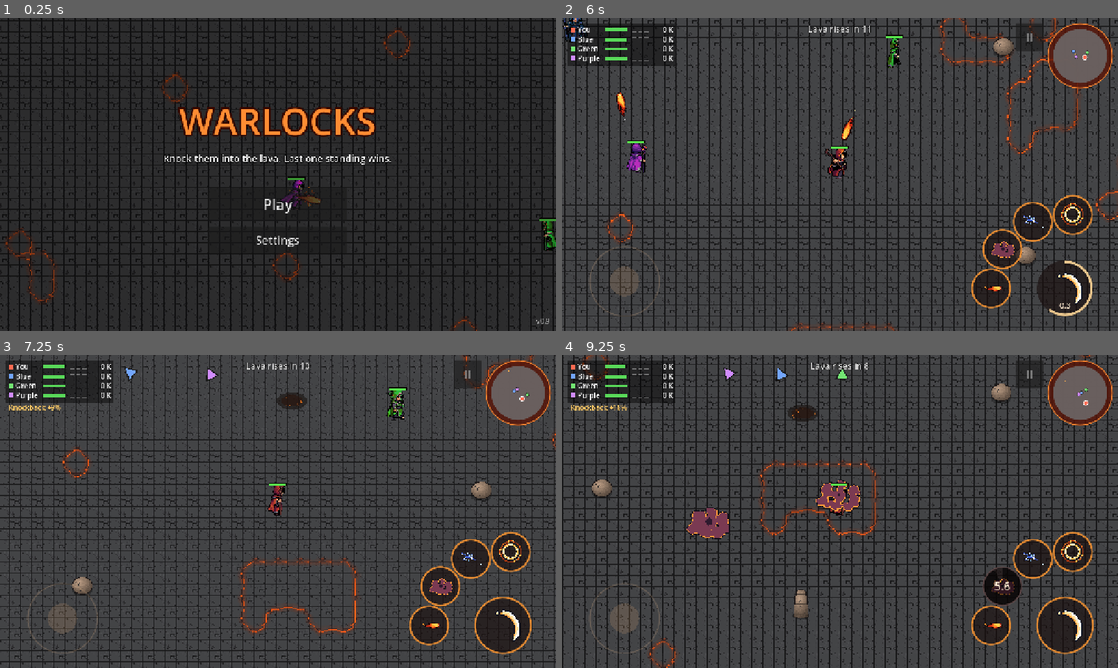
Above: before the commit, frames 1-4 (two rows, left to right).
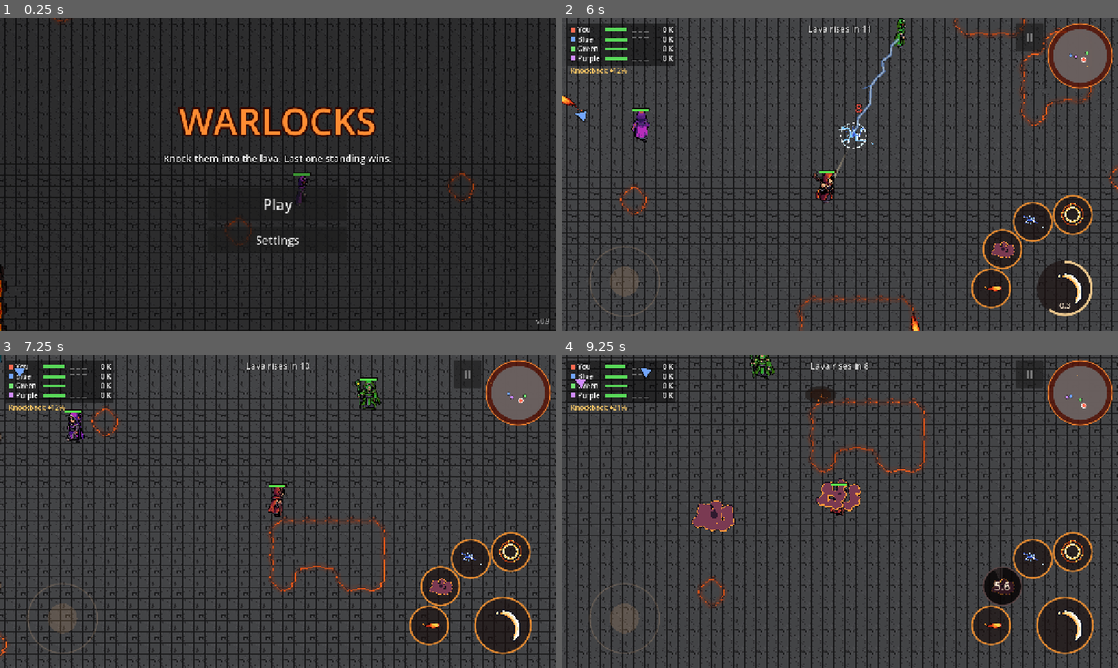
Above: after the commit, the same moments.

Repository: MariosToump/warlocks_on_android
Game: Godot game, scene res://scenes/game.tscn
Two runs of this game, one before a commit and one after it. Both use one fixed random seed, a clock stepped at 60 frames per second and the inputs below.
Inputs (mouse positions are in pixels of both pictures, inside the frame that each line leads up to):
- Up to frame 1 (0.25 s): no input
- Up to frame 2 (6 s): click "Play" at 0.5 s; tap Enter at 1.25 s; move the mouse to (962, 158) at 1.27 s; hold D (move_right) 1.28-2 s; hold A (attack) 1.28-2 s; click (962, 158) at 1.42 s; click "II" at 2 s; click "Restart match" at 2.75 s; tap Space at 3.5 s; drag from (728, 190) to (812, 237) at 3.52 s; move the mouse to (895, 105) at 4.27 s; hold D (move_right) 4.28-5 s; hold A (attack) 4.28-5 s; tap Down (cam_down) at 4.35 s; drag from (812, 237) to (673, 127) at 5.02 s; move the mouse to (1006, 221) at 5.77 s; hold S (move_down) from 5.78 s (still down); hold A (attack) from 5.78 s (still down); tap Right (cam_right) at 5.85 s
- Up to frame 3 (7.25 s): release S (move_down) at 6.5 s; release A (attack) at 6.5 s; drag from (111, 464) to (194, 433) at 6.52 s
- Up to frame 4 (9.25 s): move the mouse to (867, 511) at 7.27 s; hold S (move_down) 7.28-8 s; hold A (attack) 7.28-8 s; click (867, 511) at 7.42 s; drag from (756, 433) to (728, 527) at 8.02 s; move the mouse to (962, 495) at 8.77 s; hold W (move_up) from 8.78 s (still down); hold A (attack) from 8.78 s (still down); tap Down (cam_down) at 8.85 s

The runs differ from the first frame. In frame 1, 26% of the frame differs, in the area x 0-100%, y 0-100%; in frame 2, 34%; in frame 3, 34%; in frame 4, 36%.

Commit message:
AI: per-round mood and wait-and-see opening
Co-Authored-By: Claude Opus 5.5 <noreply@anthropic.com>

Diff:
--- a/scripts/ai/ai_controller.gd
+++ b/scripts/ai/ai_controller.gd
@@ -35,6 +35,12 @@
 const LIGHTNING_REACH := 215.0
 ## "Lava behind the target": this far past it, seen from the attacker.
 const BEHIND := 80.0
+## Opening watch: attacks count this much, and it keeps at least this far off.
+const WATCH_ATTACK := 0.15
+const WATCH_DISTANCE := 260.0
+## An enemy this exposed ends the watch at once.
+const WATCH_BREAK_OPPORTUNITY := 0.6
+const DEFENCES := ["dodge", "shield", "rockwall"]
 
 @export var profile: AIProfile
 @export var personality: AIPersonality
@@ -44,6 +50,8 @@
 
 var target: Wizard = null
 var current_action := ""
+## This round's mood (neutral until the game calls reset()).
+var mood := AIMood.neutral()
 
 var _think_left := 0.0
 var _now := 0.0
@@ -61,6 +69,10 @@
 var _knocked_for := 0.0
 ## The projectile the current think is reacting to (or null).
 var _danger: Projectile = null
+## Opening watch ends at this _now (only advances while the brain is on).
+var _watch_until := 0.0
+## wizard.last_hit_at when the watch started: a new hit ends it.
+var _watch_hit_mark := 0.0
 var _debug: DebugView
 
 
@@ -89,6 +101,31 @@
 	_cast_rolls.clear()
 	_knocked_for = 0.0
 	_think_left = randf() * profile.think_interval
+	_start_mood(AIMood.roll(personality.mood_odds))
+
+
+## Take `m` as this round's mood and start its opening watch.
+func _start_mood(m: AIMood) -> void:
+	mood = m
+	_watch_until = _now + randf_range(m.watch_min, m.watch_max)
+	_watch_hit_mark = wizard.last_hit_at if wizard else 0.0
+
+
+## Still in the opening "wait and see"?
+func watching() -> bool:
+	return _now < _watch_until
+
+
+## Distance it wants from its target: personality x mood, and well out of
+## reach while watching.
+func preferred_distance() -> float:
+	var d := personality.preferred_distance * mood.distance_mult
+	return maxf(d, WATCH_DISTANCE) if watching() else d
+
+
+## 0..1: how exposed `w` is right now (filled in by the risk task).
+func opportunity(_w: Wizard) -> float:
+	return 0.0
 
 
 func _physics_process(delta: float) -> void:
@@ -122,6 +159,8 @@
 
 func _think() -> void:
 	target = _pick_target()
+	if watching() and (wizard.last_hit_at != _watch_hit_mark 			or (target and opportunity(target) >= WATCH_BREAK_OPPORTUNITY)):
+		_watch_until = _now # hit, or someone left wide open: join in
 	_danger = _danger_projectile()
 	for id in _cast_rolls.keys():
 		var w := instance_from_id(id) as Wizard
@@ -132,6 +171,10 @@
 		var s: float = call("_score_" + action) * personality.weight(action)
 		if s <= 0.0:
 			continue
+		if action in ATTACKS:
+			s *= mood.attack_mult * (WATCH_ATTACK if watching() else 1.0)
+		elif action in DEFENCES:
+			s *= mood.defend_mult
 		if action == current_action:
 			s += KEEP_ACTION_BONUS
 		scores[action] = s
@@ -223,7 +266,7 @@
 func _score_reposition() -> float:
 	if target == null:
 		return 0.3
-	var off := absf(_target_distance() - personality.preferred_distance)
+	var off := absf(_target_distance() - preferred_distance())
 	return 0.3 + 0.3 * clampf(off / 300.0, 0.0, 1.0)
 
 
@@ -237,7 +280,7 @@
 	var d := from_target.length()
 	if d < 1.0:
 		from_target = Vector2.RIGHT
-	var want := personality.preferred_distance
+	var want := preferred_distance()
 	if d < want:
 		# Closer than it likes: back off only as much as its retreat bias says.
 		want = lerpf(d, want, personality.retreat_bias)
@@ -304,7 +347,7 @@
 		return 1.2 + 0.5 * (1.0 - d / LIGHTNING_REACH)
 	var s := 0.7 + 0.5 * (1.0 - d / LIGHTNING_REACH)
 	# Blasting them away is pointless for a bot that's trying to close in.
-	if d > personality.preferred_distance + 60.0:
+	if d > preferred_distance() + 60.0:
 		s *= 0.4
 	return s
 
--- /dev/null
+++ b/scripts/ai/ai_mood.gd
@@ -0,0 +1,55 @@
+class_name AIMood
+extends RefCounted
+## A bot's mood for one round (v0.10), rolled on top of its personality so the
+## same bot plays differently from round to round. Multiplies attack / defence
+## scores, the preferred distance and the appetite for risk, and sets how long
+## it watches before joining the fight ("wait and see").
+
+## name: [attack, defend, distance, risk, watch_min, watch_max]
+const TABLE := {
+	"neutral": [1.0, 1.0, 1.0, 1.0, 0.0, 0.0],
+	"aggressive": [1.2, 1.0, 0.8, 1.3, 0.0, 0.0],
+	"cautious": [0.85, 1.15, 1.25, 0.6, 2.0, 4.0],
+	"opportunist": [1.0, 1.0, 1.15, 1.5, 3.0, 5.0],
+}
+const MOODS := ["aggressive", "cautious", "opportunist"]
+
+var name := "neutral"
+var attack_mult := 1.0
+var defend_mult := 1.0
+var distance_mult := 1.0
+var risk_mult := 1.0
+var watch_min := 0.0
+var watch_max := 0.0
+
+
+static func make(mood_name: String) -> AIMood:
+	var m := AIMood.new()
+	var v: Array = TABLE[mood_name]
+	m.name = mood_name
+	m.attack_mult = v[0]
+	m.defend_mult = v[1]
+	m.distance_mult = v[2]
+	m.risk_mult = v[3]
+	m.watch_min = v[4]
+	m.watch_max = v[5]
+	return m
+
+
+static func neutral() -> AIMood:
+	return make("neutral")
+
+
+## One of MOODS, drawn by `odds` (mood -> weight; missing or empty = even).
+static func roll(odds: Dictionary) -> AIMood:
+	var total := 0.0
+	for k in MOODS:
+		total += float(odds.get(k, 0.0)) if not odds.is_empty() else 1.0
+	if total <= 0.0:
+		return make(MOODS[randi() % MOODS.size()])
+	var r := randf() * total
+	for k in MOODS:
+		r -= float(odds.get(k, 0.0)) if not odds.is_empty() else 1.0
+		if r <= 0.0:
+			return make(k)
+	return make(MOODS[-1])
--- a/scripts/ai/ai_personality.gd
+++ b/scripts/ai/ai_personality.gd
@@ -17,3 +17,9 @@
 
 func weight(action: String) -> float:
 	return float(weights.get(action, 1.0))
+
+
+## v0.10: mood odds per round (mood -> weight; see AIMood) and how readily it
+## goes for an opening (scales the opportunity bonus).
+@export var mood_odds := {"aggressive": 1.0, "cautious": 1.0, "opportunist": 1.0}
+@export var risk_appetite := 0.8
--- a/tools/test_ai_human.gd
+++ b/tools/test_ai_human.gd
@@ -51,6 +51,11 @@
 	_test_weighted_choice()
 	_test_reaction_jitter()
 	_test_aim_noise()
+	# Task 2: mood + opening watch
+	_test_mood_roll()
+	await _test_watch_blocks_attacks()
+	await _test_watch_ends()
+	await _test_recover_never_random()
 
 	print("TEST %s (%d failures)" % ["PASSED" if failures == 0 else "FAILED", failures])
 	quit(1 if failures else 0)
@@ -122,6 +127,99 @@
 	_remove_bot(ai)
 
 
+# --- Task 2 ------------------------------------------------------------------
+
+func _test_mood_roll() -> void:
+	print("mood roll")
+	var odds := {"aggressive": 0.2, "cautious": 0.2, "opportunist": 0.6}
+	var n := {"aggressive": 0, "cautious": 0, "opportunist": 0}
+	for i in 600:
+		n[AIMood.roll(odds).name] += 1
+	var share: float = n["opportunist"] / 600.0
+	_check(absf(share - 0.6) <= 0.08, "opportunist share follows the odds (%.2f)" % share)
+	_check(n["aggressive"] > 0 and n["cautious"] > 0, "every mood shows up %s" % n)
+	_check(AIMood.roll({}).name in n, "empty odds fall back to an even roll")
+	var cautious := AIMood.make("cautious")
+	_check(cautious.watch_min >= 2.0 and cautious.watch_max <= 4.0 and cautious.attack_mult < 1.0,
+		"cautious: watches 2-4 s, attacks less")
+	var neutral := _make_bot(blue, "caster", "normal")
+	_check(neutral.mood.name == "neutral" and not neutral.watching(), "a never-reset bot is neutral, no watch")
+	_remove_bot(neutral)
+
+
+## Caster in a cautious watch against an enemy in fireball range.
+func _watching_caster() -> AIController:
+	_park_all()
+	var ai := _make_bot(blue, "caster", "normal")
+	_place(blue, c)
+	_place(green, c + Vector2(300, 0))
+	ai._start_mood(AIMood.make("cautious"))
+	ai._watch_until = ai._now + 2.0
+	return ai
+
+
+func _blue_cast_something() -> bool:
+	for p in get_nodes_in_group("projectiles"):
+		if (p as Projectile).caster == blue:
+			return true
+	return blue.is_casting()
+
+
+func _test_watch_blocks_attacks() -> void:
+	print("watch blocks attacks")
+	var ai := _watching_caster()
+	var cast := false
+	for i in 90:
+		await _frames(1)
+		cast = cast or _blue_cast_something()
+	_check(not cast, "no attack while watching (1.5 s, enemy at 300 px)")
+	_check(ai.preferred_distance() >= 260.0, "keeps >= 260 px while watching (%.0f)" % ai.preferred_distance())
+	_remove_bot(ai)
+
+
+func _test_watch_ends() -> void:
+	print("watch ends")
+	var ai := _watching_caster()
+	await _frames(10)
+	_check(ai.watching(), "watching at first")
+	blue.take_damage(3.0, green)
+	await _frames(30)
+	_check(not ai.watching(), "being hit ends the watch")
+	_remove_bot(ai)
+	ai = _watching_caster()
+	ai._start_mood(AIMood.make("opportunist")) # rolls a 3-5 s watch
+	await _frames(int(5.1 * 60))
+	_check(not ai.watching(), "the watch never lasts past 5 s")
+	_remove_bot(ai)
+
+
+func _test_recover_never_random() -> void:
+	print("recover never random")
+	_park_all()
+	var prof := (PROF["normal"] as AIProfile).duplicate() as AIProfile
+	prof.hesitate_chance = 1.0
+	prof.choice_spread = 1.0
+	var ai := AIController.new()
+	ai.personality = PERS["caster"]
+	ai.profile = prof
+	blue.add_child(ai)
+	ai._start_mood(AIMood.make("cautious"))
+	var p := c
+	while not arena.is_lava_at(p):
+		p.x += 4.0
+	_place(blue, p + Vector2(40, 0))
+	await _frames(1)
+	var ok := true
+	var thinks := 0
+	for i in 60:
+		await _frames(1)
+		if blue.on_lava and ai.current_action != "":
+			thinks += 1
+			ok = ok and ai.current_action == "recover"
+	_check(ok and thinks > 0, "on lava, always recover (even hesitant + watching) (%d frames)" % thinks)
+	_remove_bot(ai)
+
+
 # --- helpers -----------------------------------------------------------------
 
 func _make_bot(w: Wizard, pers: String, prof: String) -> AIController:
Not shown, added: scripts/ai/ai_mood.gd.uid
